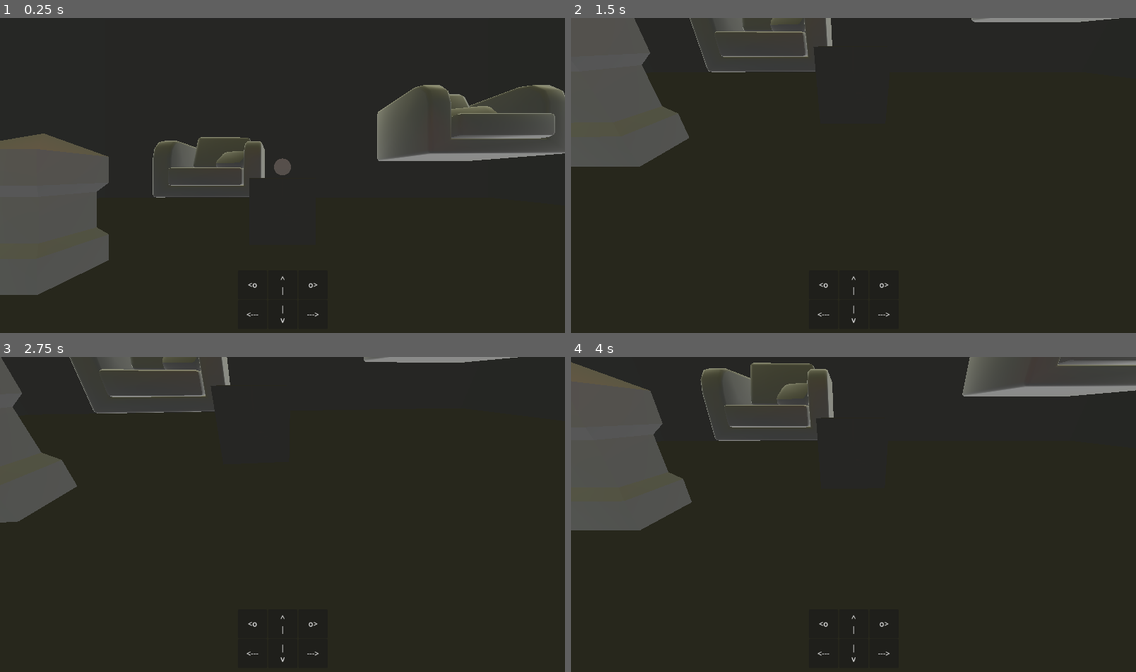
Above: before the commit, frames 1-4 (two rows, left to right).
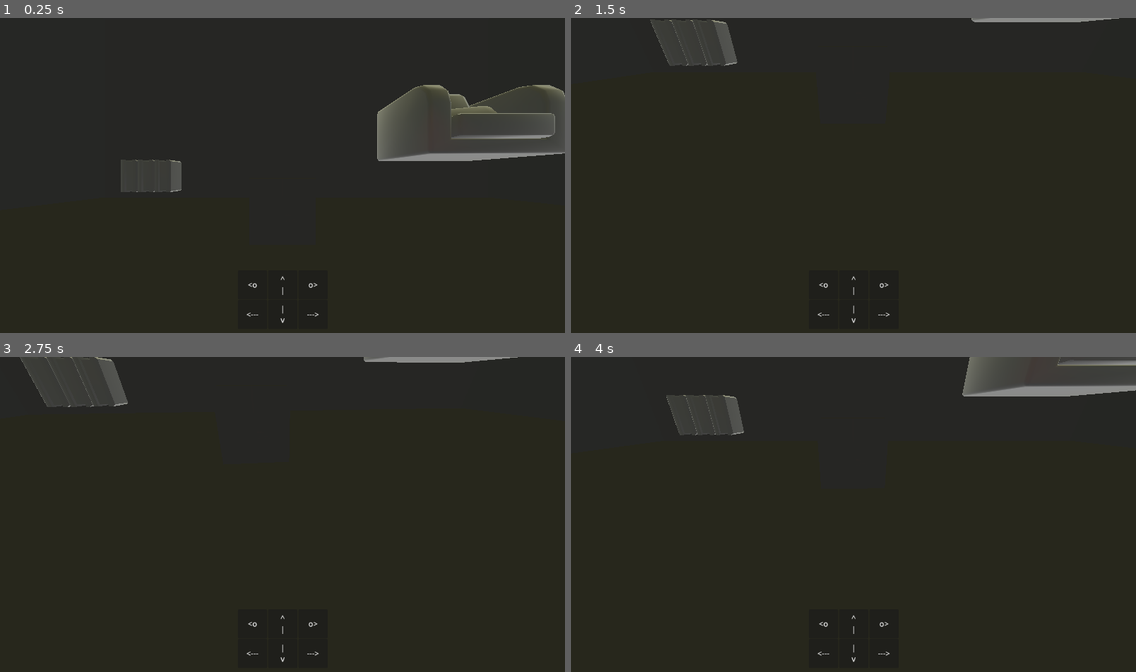
Above: after the commit, the same moments.

Repository: EDK-pro/Eloges_des_mauvaises_herbes
Game: Godot game, scene res://scene/map/Salle_prototype.tscn
Two runs of this game, one before a commit and one after it. Both use one fixed random seed, a clock stepped at 60 frames per second and the inputs below.
Inputs:
- Up to frame 1 (0.25 s): no input
- Up to frame 2 (1.5 s): click "<---" at 0.5 s; click "| v" at 1.25 s
- Up to frame 3 (2.75 s): click "--->" at 2 s
- Up to frame 4 (4 s): click "<o" at 2.75 s; click "^ |" at 3.5 s

The runs differ from the first frame. In frame 1, 10% of the frame differs, in the area x 0-52%, y 36-88%; in frame 2, 8.4%; in frame 3, 4.6%; in frame 4, 10%, in the area x 0-47%, y 1-56%.

Commit message:
Reparation de la mécanique de talk et intégration de la mécanique du cbale

Diff:
--- /dev/null
+++ b/cable.gd
@@ -0,0 +1,11 @@
+extends RigidBody3D
+
+signal cable_connected(item)
+signal cable_disconnected()
+
+func _on_body_shape_entered(body_rid, body, body_shape_index, local_shape_index):
+	cable_connected.emit(body)
+
+
+func _on_body_shape_exited(body_rid, body, body_shape_index, local_shape_index):
+	cable_disconnected.emit()
--- a/cable.tscn
+++ b/cable.tscn
@@ -1,18 +1,46 @@
-[gd_scene load_steps=3 format=3 uid="uid://civbnfflyaljt"]
+[gd_scene load_steps=6 format=3 uid="uid://civbnfflyaljt"]
+
+[ext_resource type="Script" path="res://cable.gd" id="1_vmv0p"]
 
 [sub_resource type="CylinderMesh" id="CylinderMesh_mro8m"]
-top_radius = 0.1
-bottom_radius = 0.1
+top_radius = 0.05
+bottom_radius = 0.05
 
 [sub_resource type="CapsuleShape3D" id="CapsuleShape3D_5xkms"]
 radius = 0.1
+height = 1.0
 
-[node name="Node3D" type="RigidBody3D"]
-transform = Transform3D(1, 0, 0, 0, -4.37114e-08, -1, 0, 1, -4.37114e-08, 0, 0, 0)
+[sub_resource type="CapsuleShape3D" id="CapsuleShape3D_tdbsy"]
+radius = 0.1
+height = 1.0
+
+[sub_resource type="BoxMesh" id="BoxMesh_3gyub"]
+size = Vector3(0.2, 0.2, 0.2)
+
+[node name="Cable" type="RigidBody3D"]
 gravity_scale = 0.0
+max_contacts_reported = 100
+contact_monitor = true
+script = ExtResource("1_vmv0p")
 
-[node name="MeshInstance3D" type="MeshInstance3D" parent="."]
+[node name="Tube" type="MeshInstance3D" parent="."]
+transform = Transform3D(1, 0, 0, 0, 1, 0, 0, 0, 1, 0, 1, 0)
 mesh = SubResource("CylinderMesh_mro8m")
 
-[node name="CollisionShape3D" type="CollisionShape3D" parent="."]
+[node name="Player_collide" type="CollisionShape3D" parent="."]
+transform = Transform3D(1, 0, 0, 0, 1, 0, 0, 0, 1, 0, 0.5, 0)
 shape = SubResource("CapsuleShape3D_5xkms")
+disabled = true
+
+[node name="Interact_collide" type="CollisionShape3D" parent="."]
+transform = Transform3D(1, 0, 0, 0, 1, 0, 0, 0, 1, 0, 1.5, 0)
+shape = SubResource("CapsuleShape3D_tdbsy")
+disabled = true
+
+[node name="bas" type="MeshInstance3D" parent="."]
+visible = false
+mesh = SubResource("BoxMesh_3gyub")
+
+[connection signal="body_entered" from="." to="." method="_on_body_entered"]
+[connection signal="body_shape_entered" from="." to="." method="_on_body_shape_entered"]
+[connection signal="body_shape_exited" from="." to="." method="_on_body_shape_exited"]
--- a/project.godot
+++ b/project.godot
@@ -19,8 +19,6 @@
 
 window/size/viewport_width=1157
 window/size/viewport_height=647
-window/size/window_width_override=1920
-window/size/window_height_override=1080
 window/stretch/mode="viewport"
 
 [filesystem]
--- a/scene/map/Salle_prototype.tscn
+++ b/scene/map/Salle_prototype.tscn
@@ -14,7 +14,9 @@
 [ext_resource type="PackedScene" uid="uid://ce1f44dtfntkb" path="res://scene/debug/rope.tscn" id="9_5f3ku"]
 [ext_resource type="PackedScene" uid="uid://cruo2mjjb1iht" path="res://scene/ui/select_object.tscn" id="9_rfvgj"]
 [ext_resource type="PackedScene" uid="uid://bvj25quit1gj5" path="res://test_rope_4_armature.tscn" id="10_770wn"]
+[ext_resource type="PackedScene" uid="uid://ifcikpu5t7sk" path="res://scene/interactable/interactible_communication.tscn" id="11_8afob"]
 [ext_resource type="PackedScene" uid="uid://b72pbjnaypa2p" path="res://scene/ui/slot_selection.tscn" id="11_kid48"]
+[ext_resource type="PackedScene" uid="uid://de104h2qq2l42" path="res://assets/Test_assets/Assets/gltf/book_set.gltf" id="12_inbfe"]
 
 [sub_resource type="BoxShape3D" id="BoxShape3D_v4n01"]
 size = Vector3(30, 2, 30)
@@ -111,6 +113,7 @@
 [node name="CollisionShape3D" type="CollisionShape3D" parent="Salle/Mur+x"]
 transform = Transform3D(1, 0, 0, 0, 1, 0, 0, 0, 1, 0, -1, 0)
 shape = SubResource("BoxShape3D_v4n01")
+disabled = true
 
 [node name="MeshInstance3D" type="MeshInstance3D" parent="Salle/Mur+x"]
 transform = Transform3D(1, 0, 0, 0, 1, 0, 0, 0, 1, 0, -1, 0)
@@ -155,14 +158,11 @@
 [node name="MeshInstance3D" parent="Salle/Interactable_action/UI_handler" index="1"]
 material_override = SubResource("StandardMaterial3D_s50bi")
 
-[node name="Node3D" parent="Salle" instance=ExtResource("5_8ccre")]
-transform = Transform3D(0.999313, 0, 0.0370623, 0, 1, 0, -0.0370623, 0, 0.999313, -1.28791, 0.474233, -4.17357)
-
 [node name="test_truc_talk" parent="Salle" instance=ExtResource("5_8ccre")]
 transform = Transform3D(1, 0, 0, 0, 1, 0, 0, 0, 1, 2.78786, 1.12507, -3.38275)
 
 [node name="Meshchange" parent="Salle" instance=ExtResource("2_6bx8d")]
-transform = Transform3D(1, 0, 0, 0, 1, 0, 0, 0, 1, -2.36215, 0.616886, -2.03463)
+transform = Transform3D(1, 0, 0, 0, 1, 0, 0, 0, 1, -4.98691, 0.616886, -2.03463)
 
 [node name="Flower" parent="Salle" instance=ExtResource("6_0jmli")]
 transform = Transform3D(1, 0, 0, 0, 1, 0, 0, 0, 1, -4.54749, 0, 3)
@@ -199,6 +199,11 @@
 
 [node name="test_rope_4_armature" parent="Salle" instance=ExtResource("10_770wn")]
 transform = Transform3D(-4.37114e-08, 1, 0, -1, -4.37114e-08, 0, 0, 0, 1, -8, 1, 0)
+
+[node name="book_shelf" parent="Salle" instance=ExtResource("11_8afob")]
+transform = Transform3D(1, 0, 0, 0, 1, 0, 0, 0, 1, -2.11327, 1.59087, -3.35092)
+
+[node name="book_set2" parent="Salle/book_shelf" instance=ExtResource("12_inbfe")]
 
 [node name="UI" type="Node" parent="."]
 
@@ -236,6 +241,8 @@
 visible = false
 
 [editable path="Salle/Interactable_action"]
+[editable path="Salle/test_truc_talk"]
 [editable path="Salle/Flower"]
 [editable path="Salle/rope"]
 [editable path="Player"]
+[editable path="Player/Cable"]
--- a/scene/player/player.tscn
+++ b/scene/player/player.tscn
@@ -22,4 +22,6 @@
 transform = Transform3D(1, 0, 0, 0, 1, 0, 0, 0, 1, 0, 0, -2)
 
 [node name="Cable" parent="." instance=ExtResource("2_65cvw")]
-transform = Transform3D(1, 0, 0, 0, -4.37114e-08, -1, 0, 1, -4.37114e-08, 0, 1.6, -3.4374)
+transform = Transform3D(1, 0, 0, 0, 1, 0, 0, 0, 1, 0, 1.6, -1)
+
+[editable path="Cable"]
--- a/script/Ui/Test_talk_interface.gd
+++ b/script/Ui/Test_talk_interface.gd
@@ -28,142 +28,96 @@
 
 var timeIncrement: float
 
+var correctCombinaison = []
+
 @export var communicationDuration: float = 5.0
 @export var symbolCount: int = 4
 
 
 func _ready():
 
-	initialize(marginTime, symbolCount, communicationDuration)
+	initialize(marginTime, symbolCount, communicationDuration,[0,1,0,1])
 
 
-func initialize(margintime: int, symbolcount: int, communicationduration: float):
+func initialize(margintime: int, symbolcount: float, communicationduration: float, correctcombinaison: Array):
 
 	marginTime = margintime
 
-	timerArray.resize(symbolcount)
-
-	inputValidated.resize(symbolcount)
-
+	correctCombinaison.resize(correctcombinaison.size())
+	timerArray.resize(int(symbolcount))
+	inputValidated.resize(int(symbolcount))
 	inputValidated.fill(0)
 
-	var timeBetweenSymbols: float = 1.0000 / symbolcount
-
+	var timeBetweenSymbols: float = communicationduration / (symbolcount+1.0)
 	print(timeBetweenSymbols)
 
 	for i in symbolcount:
-
-		timerArray[i] = timeBetweenSymbols * 5000 * i
+		timerArray[i] = timeBetweenSymbols * 1000 * (i+1)
 
 	print(timerArray)
 
 	timeIncrement = communicationDuration / 0.01666666667 / (communicationDuration * 60 * communicationDuration)
-
 	print(timeIncrement)
 
-
+	correctCombinaison = correctcombinaison
 
 func _physics_process(delta):
 
 	if Input.is_action_pressed("talk"):
-
 		isTalking = true
-
 		$Timing/Arrow.position.x = $Timing/Line.position.x
-
 		startTime = Time.get_ticks_msec()
-
 		indexTimer = 0
-
 		indexColor = 0
 
 		$Timing/Arrow.color = Color(0.176, 1, 1, 1)
 
-
 	if isTalking:
-
 		timeElapsed += delta * timeIncrement
-
-		print(delta)
-
+		print(timeElapsed)
 		if timeElapsed <= 1.0 :
-
 			$Timing/Arrow.position.x = $Timing/Line.position.x + ($Timing/Endline.position.x - $Timing/Line.position.x) * timeElapsed
-
 			timestamp = Time.get_ticks_msec() - startTime
-
+			## This if is here to prevent crashes (else, would return an error cause timerArray[indexTimer]
+			## Would out of index on the last loops.
 			if indexTimer < timerArray.size():
-
 				if timerArray[indexColor] - marginTime < timestamp:
-
 					$Timing/Arrow.color = Color(0.6, 0.6, 0.6, 1)
-
 				if timerArray[indexColor] + marginTime < timestamp:
-
 					$Timing/Arrow.color = Color(0.176, 1, 1, 1)
-
 					indexColor += 1
-
 				if timestamp > timerArray[indexTimer]:
-
 					print("Hop!!!")
-
 					indexTimer += 1
-
-
-
+			else:
+				if indexColor < timerArray.size():
+					if timerArray[indexColor] + marginTime < timestamp:
+						$Timing/Arrow.color = Color(0.176, 1, 1, 1)
+						indexColor += 1
 			if Input.is_action_just_pressed("envoi_parole"):
-
 				nearestTimer()
-
-
-
 		else:
-
 			timeElapsed = 0.0
-
 			isTalking = false
-
 			endTime = Time.get_ticks_msec()
-
 			print(endTime - startTime)
-
 			print(inputValidated)
-
-			if inputValidated.count(1) == inputValidated.size():
-
+			if inputValidated == correctCombinaison:
 				$Resultat.color = Color(0, 1, 0)
-
 			else:
-
 				$Resultat.color = Color(1, 0, 0)
 
-
-
 func nearestTimer():
-
 	var indexSelect = 0
-
 	var smallestDiff = abs(timestamp - timerArray[indexSelect])
-
 	indexSelect += 1
-
 	while indexSelect < timerArray.size() :
-
 		if abs(timestamp - timerArray[indexSelect]) < smallestDiff:
-
 			indexTimer = indexSelect
-
 			smallestDiff = abs(timestamp - timerArray[indexSelect])
-
 		indexSelect += 1
-
 	if timerArray[indexTimer] - marginTime < timestamp and timerArray[indexTimer] + marginTime > timestamp:
-
 		print("Yes !")
-
 		inputValidated[indexTimer] = 1
-
 	else:
-
 		print("No !")
--- a/script/game_rule/test_salle1.gd
+++ b/script/game_rule/test_salle1.gd
@@ -12,7 +12,8 @@
 	var circle_array: Array = get_tree().get_nodes_in_group("circle_around_item")
 
 	$Salle/Meshchange/Mesh.mesh = load("res://assets/Test_assets/Assets/column.obj")
-
+	$Player/Cable.cable_connected.connect(talkWith.bind())
+	$Player/Cable.cable_disconnected.connect(endTalk.bind())
 	## For each interactable item
 	for i in pickable_array.size() :
 		print(pickable_array[i])
@@ -30,17 +31,32 @@
 		$Player.throw_object.connect(pickable_array[i]._on_click.bind())
 
 func _process(delta):
-	talkWith(marginTime, symbolCount, communicationDuration)
-	$Salle/Meshchange/UI_handler.look_at($Player.position)
-	$Salle/Meshchange/UI_handler.rotation.x = deg_to_rad(10)
-	$Salle/Meshchange/UI_handler.rotation.z = deg_to_rad(10)
+	pass
 
-func talkWith(marginTime: int, symbolCount: int, communicationDuration: float):
-	if Input.is_action_just_pressed("envoi_parole"):
-		if isDialogVisible:
-			$Talk.hide()
-			isDialogVisible = false
-		else:
-			$Talk.show()
-			$Talk.initialize(marginTime, symbolCount, communicationDuration)
-			isDialogVisible = true
+func endTalk():
+	$Talk.hide()
+
+func talkWith(item):
+	var marginTime: int
+	var symbolCount: int
+	var communicationDuration: float
+	var correctArray: Array
+	var talkative_name = str(item).get_slice(":",0)
+	print("Bah alors ",  talkative_name)
+	if talkative_name == "book_shelf":
+		marginTime = 250
+		symbolCount = 4.0
+		communicationDuration = 5.0
+		correctArray = [0,1,0,1]
+		$Talk.show()
+		$Talk.initialize(marginTime, symbolCount, communicationDuration,correctArray)
+
+
+#func talkWith(marginTime: int, symbolCount: int, communicationDuration: float):
+	#if isDialogVisible:
+		#$Talk.hide()
+		#isDialogVisible = false
+	#else:
+		#$Talk.show()
+		#$Talk.initialize(marginTime, symbolCount, communicationDuration)
+		#isDialogVisible = true
--- a/script/player/Player.gd
+++ b/script/player/Player.gd
@@ -24,7 +24,10 @@
 var mouse_confirm = Vector2.ZERO
 
 var t = 0.0
+var t_cable = 0.0
 var pickup
+var cable_active = false
+var taille_max
 
 var rope_scene = load("res://scene/debug/rope.tscn")
 var instance
@@ -32,12 +35,34 @@
 func _ready():
 	# Set mouse mode to captured when the scene is ready
 	Input.mouse_mode = Input.MOUSE_MODE_CAPTURED
+	taille_max = $Cable/Tube.mesh.height
 
 func _physics_process(delta):
+	if cable_active == true:
+		$Cable.show()
+		if t_cable <= 1.0:
+			t_cable += delta * 0.5
+			$Cable/Tube.mesh.height = taille_max * t_cable
+		var face = $Camera3D.get_camera_transform().basis.z
+
+		$Cable.global_position = self.global_position + Vector3(-0.1 * face.x, -1 * face.y +1.6 ,-0.4 * face.z)
+		$Cable.global_rotation = Vector3(-1 * face.x * face.y,self.rotation.y,-1 * face.z * face.y)
+		$Cable.global_rotation.y += deg_to_rad(90)
+		$Cable.global_rotation.z += deg_to_rad(-90)
+
+	if cable_active == false:
+		if t_cable >= 0.0:
+			t_cable -= delta * 0.5
+			$Cable/Tube.mesh.height = taille_max * t_cable
+		else:
+			$Cable.hide()
+
 	if instance != null:
 		instance.depart.position += Vector3(position.x,0.0,position.z)
 		instance.fin.position = position
 		print(instance.fin.position)
+		#var face = $Camera3D.get_camera_transform().basis.z
+
 	if Input.is_action_just_pressed("light"):
 		light.visible = true
 	# Check for pause action and adjust mouse mode accordingly
@@ -75,7 +100,8 @@
 		rotate_y(-event.relative.x * mouse_sensitivity)
 		$Camera3D.rotate_x(-event.relative.y * mouse_sensitivity)
 		$Camera3D.rotation.x = clampf($Camera3D.rotation.x, -deg_to_rad(70), deg_to_rad(70))
-		$Cable.position = $Camera3D.project_position(mouse, 4)
+
+
 	if mouse_confirm == mouse:
 		if Input.is_action_pressed("slot1"):
 			throw_object.emit(3)
@@ -93,18 +119,19 @@
 			get_selection()
 
 	if Input.is_action_just_pressed("throw_rope"):
-		instance = rope_scene.instantiate()
-		#instance.position += $Start_cable_player.position
-		#instance.position.x += 2.0
-		#instance.position.y += 0.5
-		#instance.depart.position = position
-		#instance.depart.position.y = position.y + 4.0
-		add_child(instance)
-
-		#instance._connect_first_pin_to_player($End_cable_player)
-		instance._connect_first_pin_to_player($Camera3D/Start_cable_player)
-		instance._connect_last_pin_to_player($Camera3D/End_cable_player)
-
+		#instance = rope_scene.instantiate()
+		##instance.position += $Start_cable_player.position
+		##instance.position.x += 2.0
+		##instance.position.y += 0.5
+		##instance.depart.position = position
+		##instance.depart.position.y = position.y + 4.0
+		#add_child(instance)
+		#
+		##instance._connect_first_pin_to_player($End_cable_player)
+		#instance._connect_first_pin_to_player($Camera3D/Start_cable_player)
+		#instance._connect_last_pin_to_player($Camera3D/End_cable_player)
+		cable_active = !cable_active
+		$Cable/Interact_collide.disabled = !$Cable/Interact_collide.disabled
 		#instance.depart.position = position
 		#instance.depart.position.y = position.y + 4.0
 		#instance.rotate_z(90)
Not shown, added: scene/debug/test_rope_4_armature.gltf.import
Not shown: 1 places in scene/map/Salle_prototype.tscn that only renumber resources
Not shown, added: scene/debug/rop5E0D.tmp
